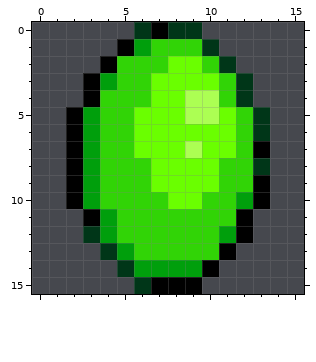
Pixel-art sprite: images/objects/grape.png. The picture above is the old version.
The file is 16x16 pixels.
And afterwards:
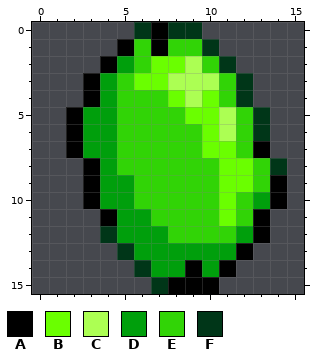
Palette (. is transparent): A #000000  B #6aff00  C #acff53  D #009f0c  E #31d406  F #003618
Edits made:
Changed rows in their new state; - is an unchanged pixel.
first column x 2:
 1 ----EA-------
 2 ---D-B-C-----
 3 ----B-CCC----
 4 --D--E--B----
 5 --D-EEEBBC---
 6 --D-EEEE-C---
 7 --D-EEEE-----
 8 .AD--EEEEBBEF
 9 .ADD-EEEEBBEA
10 .ADD--EE-BEDA
11 -.ADD----BEA-
12 -.FDDD---EDA-
13 --.FDDDDDDA--
14 ---.F--ADA---
15 ----.F--A----
